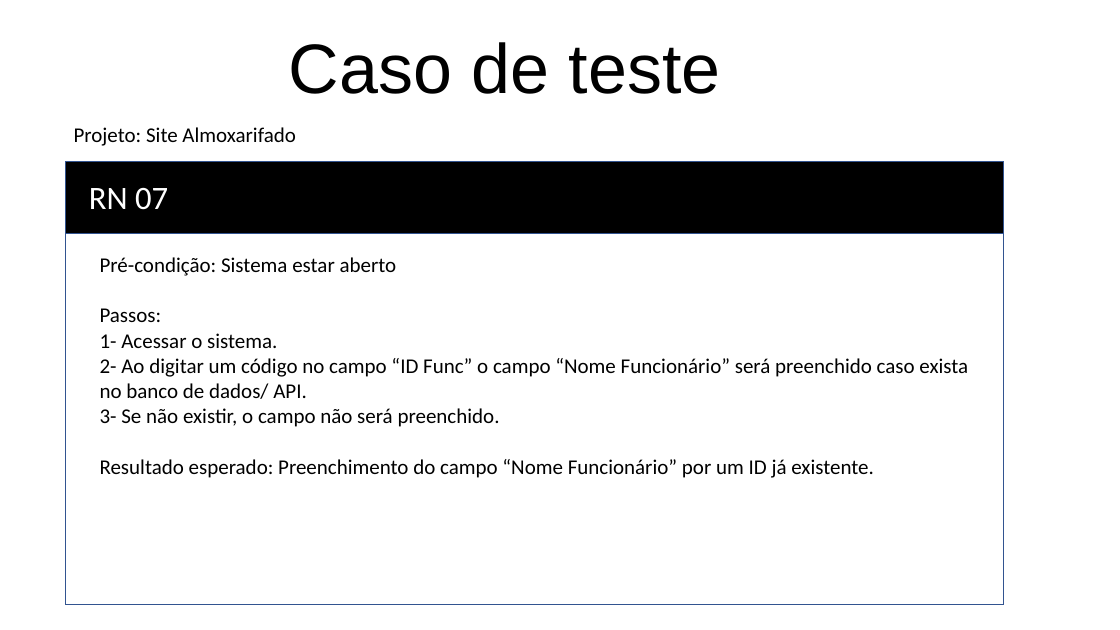
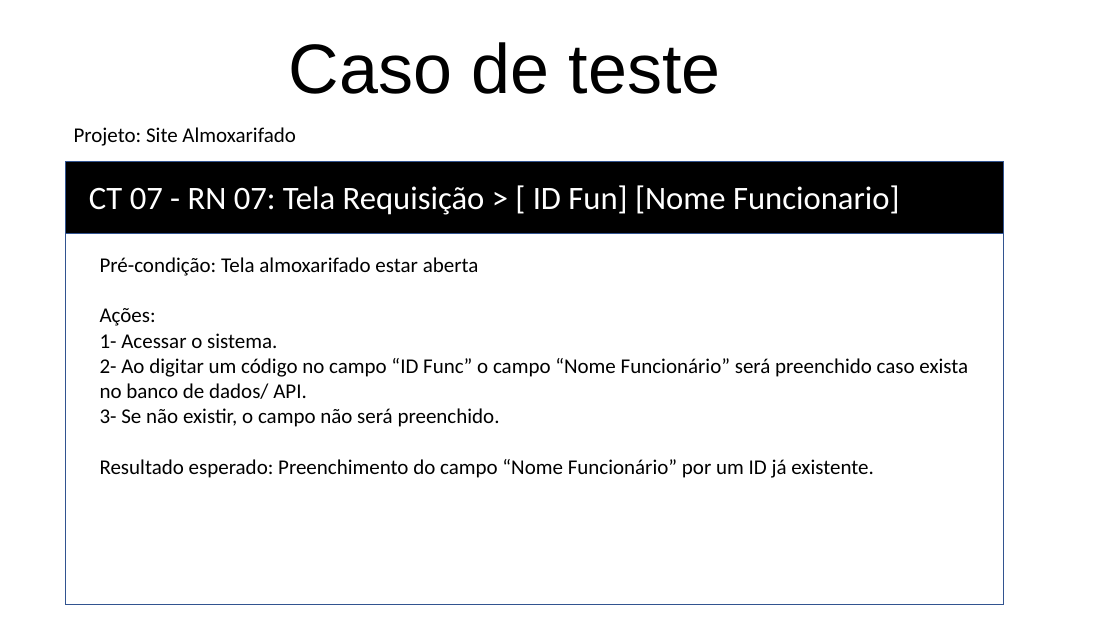
Before and after one commit to RaissaBarbs/Almoxarifado, a slide deck: slide 15 of RegrasNegocio/RN_Requisitos.pptx. Drawn at 1120x630 pixels with LibreOffice and Linux fonts; fonts in the diff are those of the drawing. Boxes give left, top, right and bottom in pixels: in the first picture for what was removed or moved away, otherwise in the second. Text is boxed around its words. In the diff, an @@ line names an element or a change of style, - is before the commit and + after.

```diff
--- a/RegrasNegocio/RN_Requisitos.pptx
+++ b/RegrasNegocio/RN_Requisitos.pptx
@@ text at [89, 185, 900, 215]: text changed @@
-RN 07
+CT 07 - RN 07: Tela Requisição > [ ID Fun] [Nome Funcionario]
@@ text at [100, 257, 479, 326]: text changed @@
-Pré-condição: Sistema estar aberto
-Passos:
+Pré-condição: Tela almoxarifado estar aberta
+Ações:
```
Also in this commit, not shown: 6 other slides changed, 7 slides added, 1 other file.
